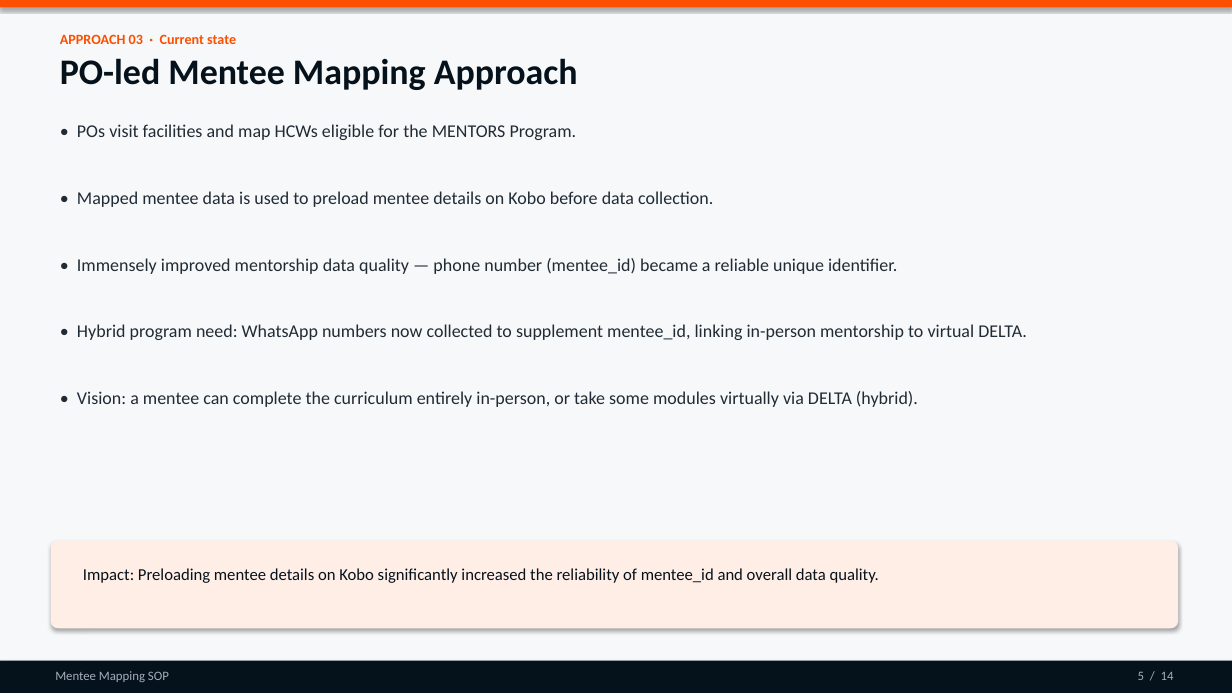
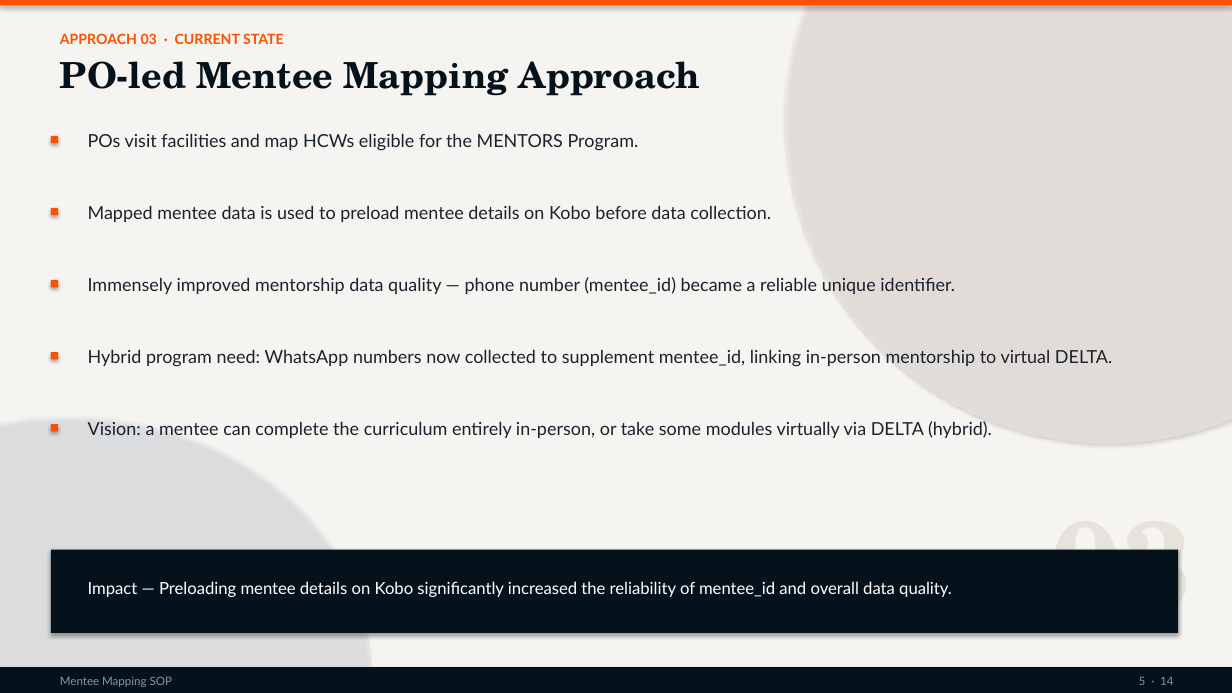
Before and after one commit to kakaijacob/Special-Operations-Schema, a slide deck: slide 5 of docs/Mentee_Mapping_SOP.pptx. Drawn at 1232x693 pixels with LibreOffice and Linux fonts; fonts in the diff are those of the drawing. Boxes give left, top, right and bottom in pixels: in the first picture for what was removed or moved away, otherwise in the second. Text is boxed around its words. In the diff, an @@ line names an element or a change of style, - is before the commit and + after.

```diff
--- a/docs/Mentee_Mapping_SOP.pptx
+++ b/docs/Mentee_Mapping_SOP.pptx
@@ rectangle at [0, 0, 1232, 693]: fill #F7F8FA to #F5F4F1 @@
@@ ellipse added at [786, 0, 1232, 444], fill #FBF0E8 at 45% opacity @@
@@ text "PO-led Mentee Mapping Approach" at [60, 61, 701, 96]: font Calibri to TeX Gyre Schola @@
@@ text at [60, 33, 284, 44]: text changed; font Calibri to Lato @@
-APPROACH 03 · Current state
+APPROACH 03 · CURRENT STATE
@@ rectangle added at [51, 136, 58, 143], fill #FD4F00 @@
@@ text at [88, 133, 639, 151]: text changed; font Calibri to Lato; text colour #212B35 to #1A222C @@
-• POs visit facilities and map HCWs eligible for the MENTORS Program.
+POs visit facilities and map HCWs eligible for the MENTORS Program.
@@ rectangle added at [51, 208, 58, 215], fill #FD4F00 @@
@@ text at [88, 205, 771, 222]: text changed; font Calibri to Lato; text colour #212B35 to #1A222C @@
-• Mapped mentee data is used to preload mentee details on Kobo before data collection.
+Mapped mentee data is used to preload mentee details on Kobo before data collection.
@@ rectangle added at [51, 280, 58, 287], fill #FD4F00 @@
@@ text at [88, 277, 955, 294]: text changed; font Calibri to Lato; text colour #212B35 to #1A222C @@
-• Immensely improved mentorship data quality — phone number (mentee_id) became a reliable unique identifier.
+Immensely improved mentorship data quality — phone number (mentee_id) became a reliable unique identifier.
@@ rectangle added at [51, 352, 58, 360], fill #FD4F00 @@
@@ text at [88, 349, 1112, 367]: text changed; font Calibri to Lato; text colour #212B35 to #1A222C @@
-• Hybrid program need: WhatsApp numbers now collected to supplement mentee_id, linking in-person mentorship to virtual DELTA.
+Hybrid program need: WhatsApp numbers now collected to supplement mentee_id, linking in-person mentorship to virtual DELTA.
@@ ellipse added at [0, 416, 370, 693], fill #EEF0F4 at 50% opacity @@
@@ rectangle added at [51, 424, 58, 432], fill #FD4F00 @@
@@ text at [88, 421, 992, 438]: text changed; font Calibri to Lato; text colour #212B35 to #1A222C @@
-• Vision: a mentee can complete the curriculum entirely in-person, or take some modules virtually via DELTA (hybrid).
+Vision: a mentee can complete the curriculum entirely in-person, or take some modules virtually via DELTA (hybrid).
@@ rounded rectangle removed at [51, 541, 1178, 628] @@
@@ rectangle added at [51, 550, 1178, 633], fill #06121B @@
@@ text added at [1051, 549, 1192, 635], 96 pt, text #E6E2DC, bold @@
+03
@@ text at [88, 581, 952, 597]: text changed; font Calibri to Lato; text colour #06121B to #FFFFFF @@
-Impact: Preloading mentee details on Kobo significantly increased the reliability of mentee_id and overall data quality.
+Impact — Preloading mentee details on Kobo significantly increased the reliability of mentee_id and overall data quality.
@@ rectangle: place and size @@
-rectangle at [0, 661, 1232, 693]
+rectangle at [0, 667, 1232, 693]
@@ text "Mentee Mapping SOP" at [60, 676, 172, 687]: size 10 to 9 pt, font Calibri to Lato, text colour #A5ACBA to #8B93A0 @@
@@ text at [1139, 677, 1173, 685]: text changed; size 10 to 9 pt; font Calibri to Lato; text colour #A5ACBA to #8B93A0 @@
-5 / 14
+5 · 14
```
Also in this commit, not shown: 13 other slides changed, 8 other files.
